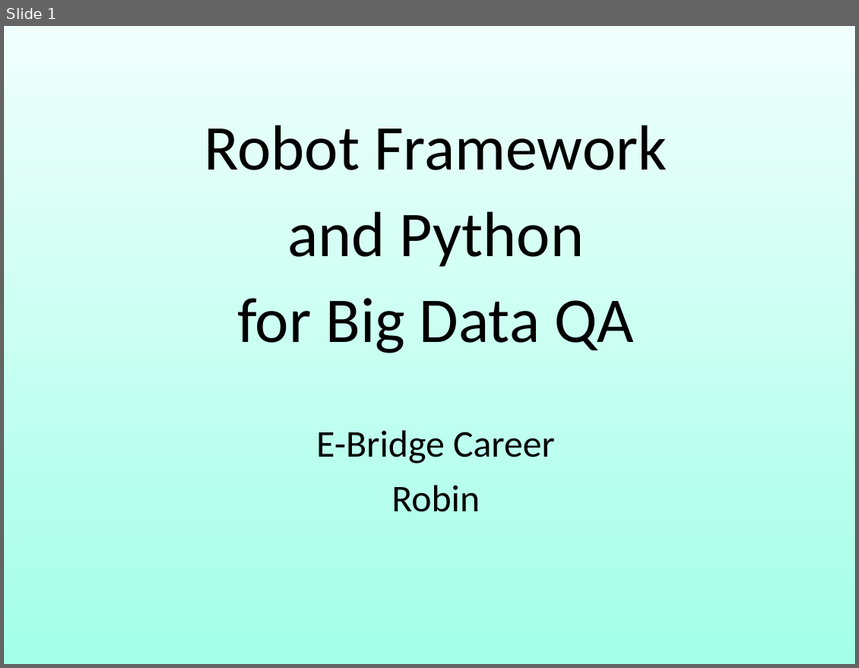
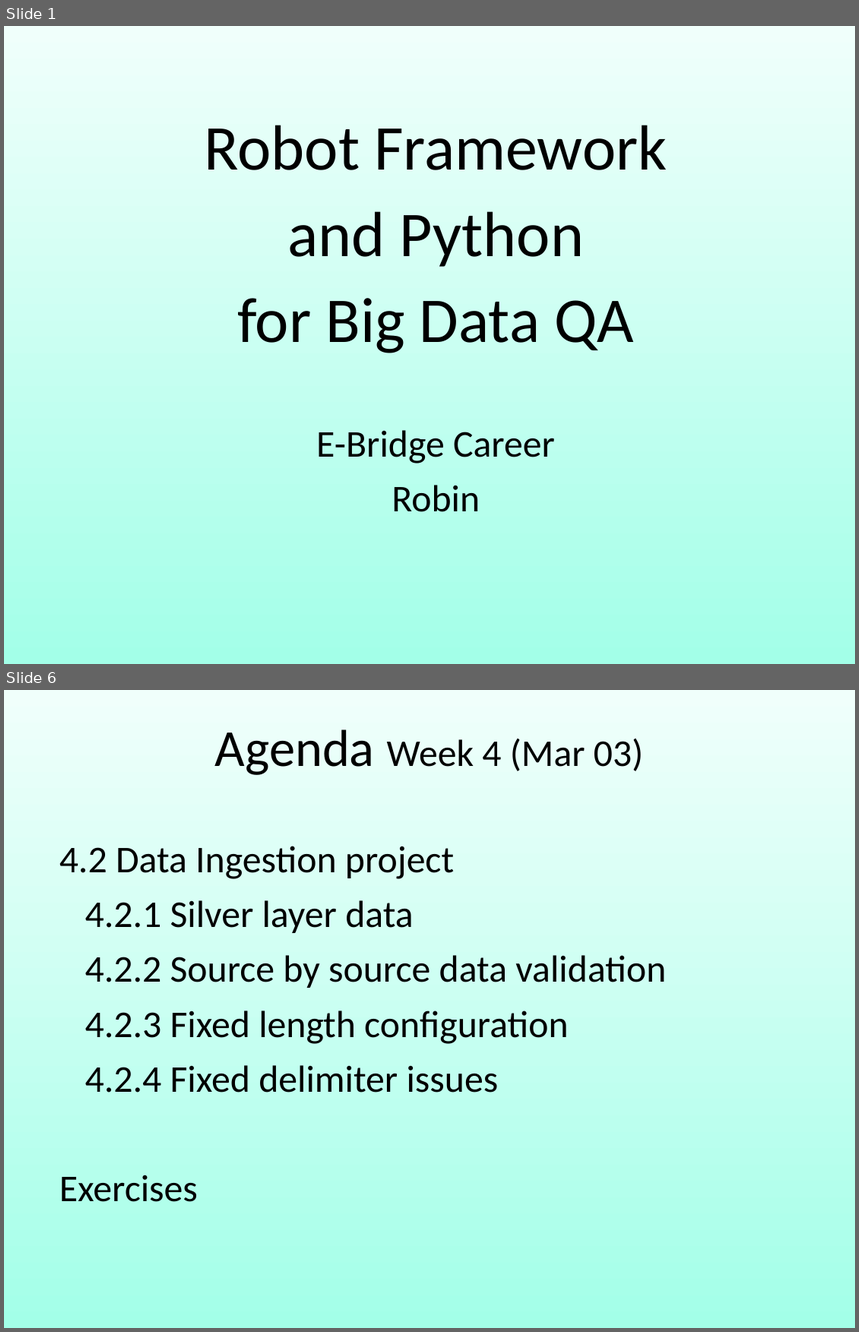
Before and after one commit to robin3795/Data, a slide deck: 2018_1.ppt. Shown one above the other, each under a label of ours: slide 1 before the commit, slides 1 and 6 after it; the slides between them are not shown. The pictures are 859x668 and 859x1332 pixels, drawn with LibreOffice and Linux fonts; fonts in the diff are those of the drawing. Boxes give left, top, right and bottom in pixels: in the first picture for what was removed or moved away, otherwise in the second. Text is boxed around its words. In the diff, an @@ line names an element or a change of style, - is before the commit and + after.

```diff
--- a/2018_1.ppt
+++ b/2018_1.ppt
@@ slide 6 added at [4, 690, 855, 1328], background gradient #F0FFFB to #A3FFE8 @@
@@ free added at [47, 690, 813, 802], 32 pt, text #000000 @@
+Agenda Week 4 (Mar 03)
@@ free added at [47, 831, 813, 1214], 32 pt, text #000000 @@
+4.2 Data Ingestion project
+4.2.1 Silver layer data
+4.2.2 Source by source data validation
+4.2.3 Fixed length configuration
+4.2.4 Fixed delimiter issues
+Exercises
```
Also in this commit, not shown: 13 slides changed, 18 other slides added, 3 slides removed, 1 other file.
